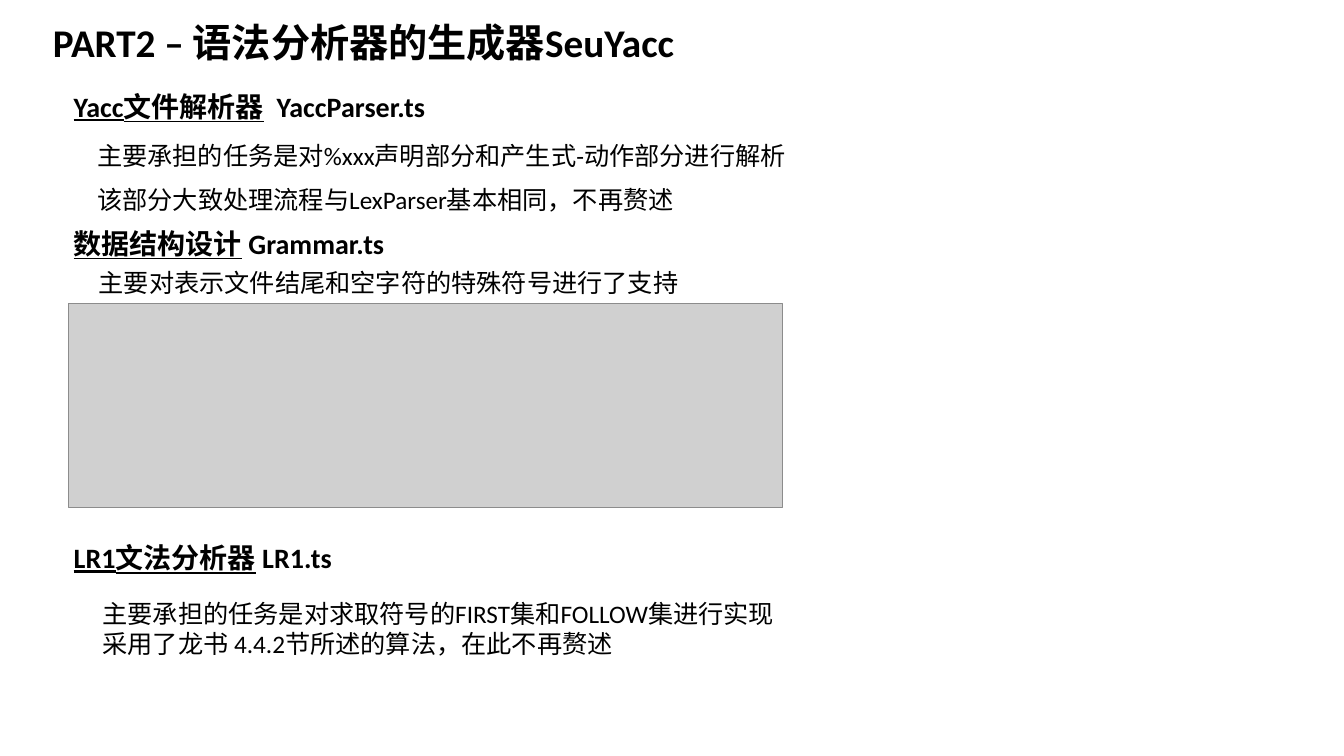
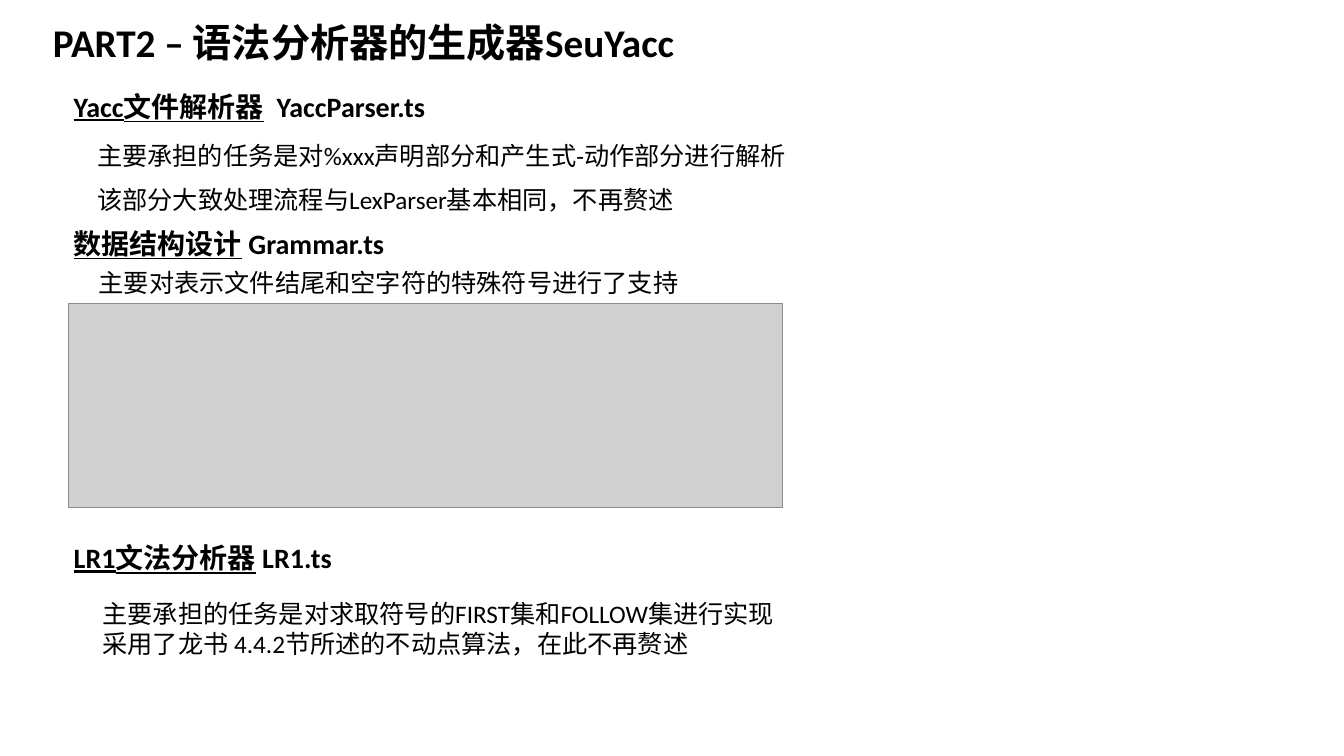
Before and after one commit to z0gSh1u/seu-lex-yacc, a slide deck: slide 8 of doc/09017224高钰铭（组员个人贡献）.pptx. Drawn at 1344x756 pixels with LibreOffice and Linux fonts; fonts in the diff are those of the drawing; grey boxes stand for pictures. Boxes give left, top, right and bottom in pixels: in the first picture for what was removed or moved away, otherwise in the second. Text is boxed around its words. In the diff, an @@ line names an element or a change of style, - is before the commit and + after.

```diff
--- a/doc/09017224高钰铭（组员个人贡献）.pptx
+++ b/doc/09017224高钰铭（组员个人贡献）.pptx
@@ text at [102,632,688,656]: text changed @@
-采用了龙书 4.4.2节所述的算法，在此不再赘述
+采用了龙书 4.4.2节所述的不动点算法，在此不再赘述
```
Also in this commit, not shown: 1 other slide changed, 8 other files.
